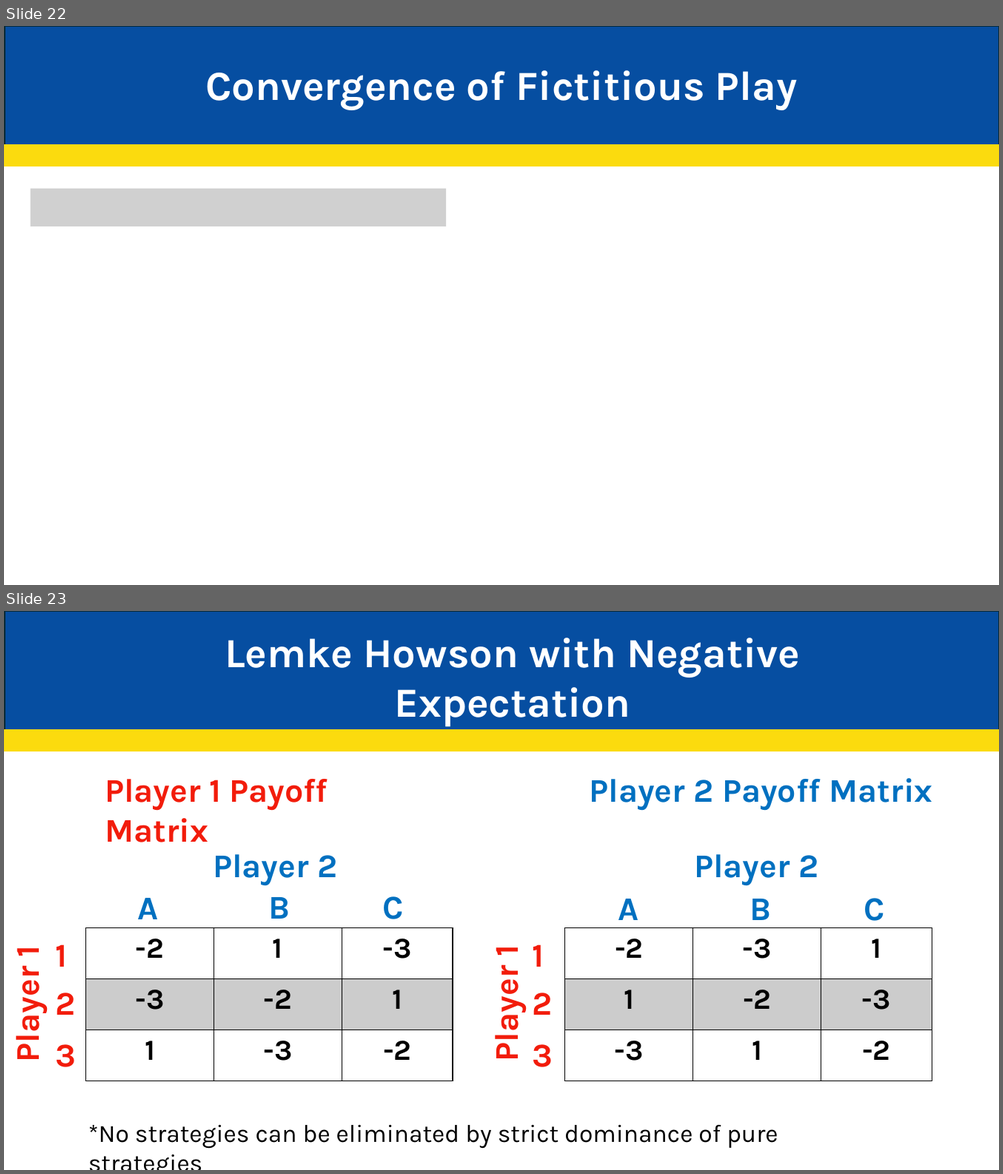
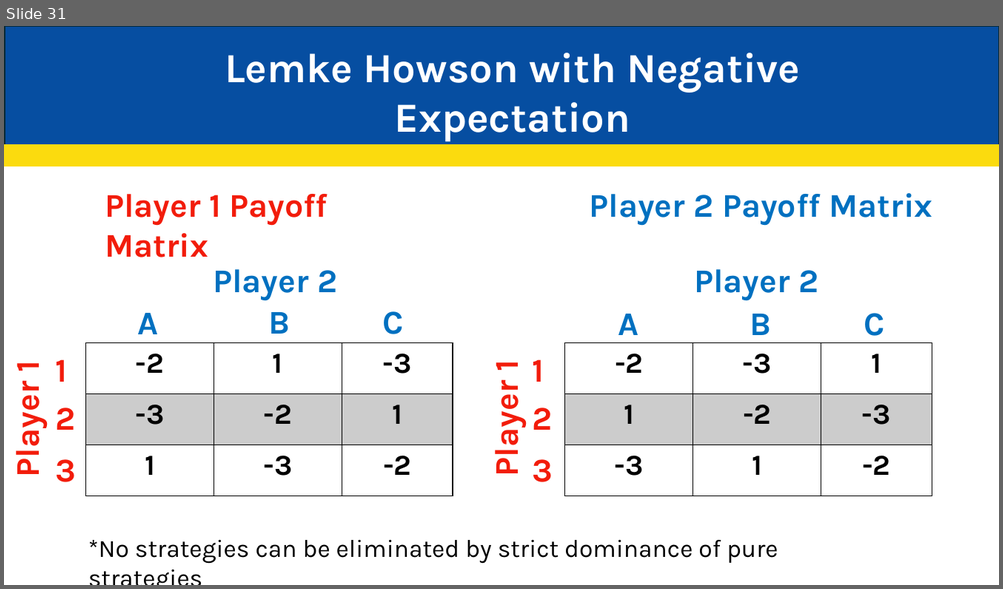
Before and after one commit to JakeCisc210/Candidacy, a slide deck: Reading Course/Presentations/Game Theory Seven.pptx. Shown one above the other, each under a label of ours: slides 22 and 23 before the commit, slide 31 after it. The pictures are 1003x1174 and 1003x589 pixels, drawn with LibreOffice and Linux fonts; fonts in the diff are those of the drawing; grey boxes stand for pictures. Boxes give left, top, right and bottom in pixels: in the first picture for what was removed or moved away, otherwise in the second. Text is boxed around its words. In the diff, an @@ line names an element or a change of style, - is before the commit and + after.

```diff
--- a/Reading Course/Presentations/Game Theory Seven.pptx
+++ b/Reading Course/Presentations/Game Theory Seven.pptx
@@ slide 22 removed at <box>4,26,999,585</box>, background #FFFFFF @@
@@ rectangle removed at <box>5,26,999,145</box> @@
@@ text removed at <box>205,70,797,110</box> @@
-Convergence of Fictitious Play
@@ rectangle removed at <box>4,145,999,166</box> @@
@@ picture removed at <box>30,189,446,227</box> @@
@@ what was slide 23 is now slide 31 @@
```
Also in this commit, not shown: 2 slides changed, 10 slides added, 1 other slide removed.
